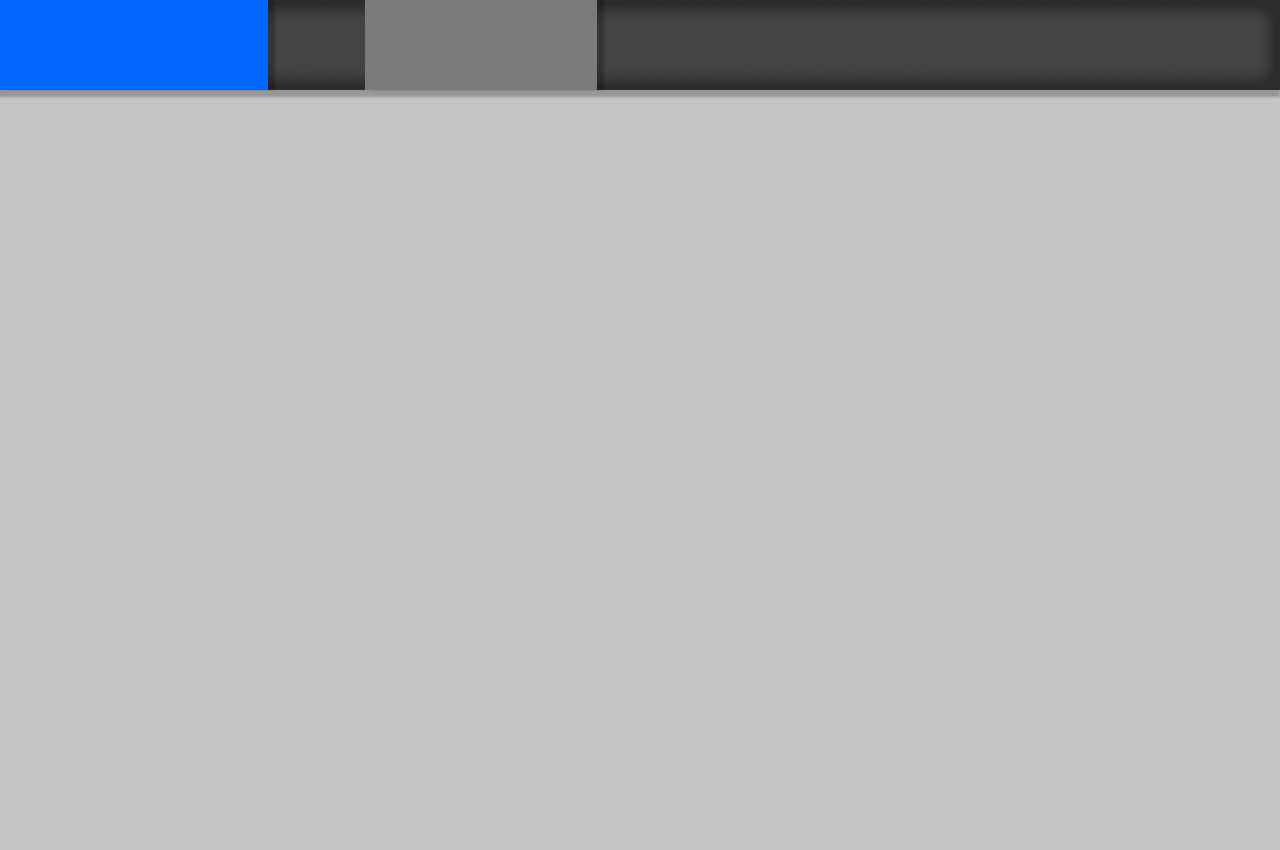
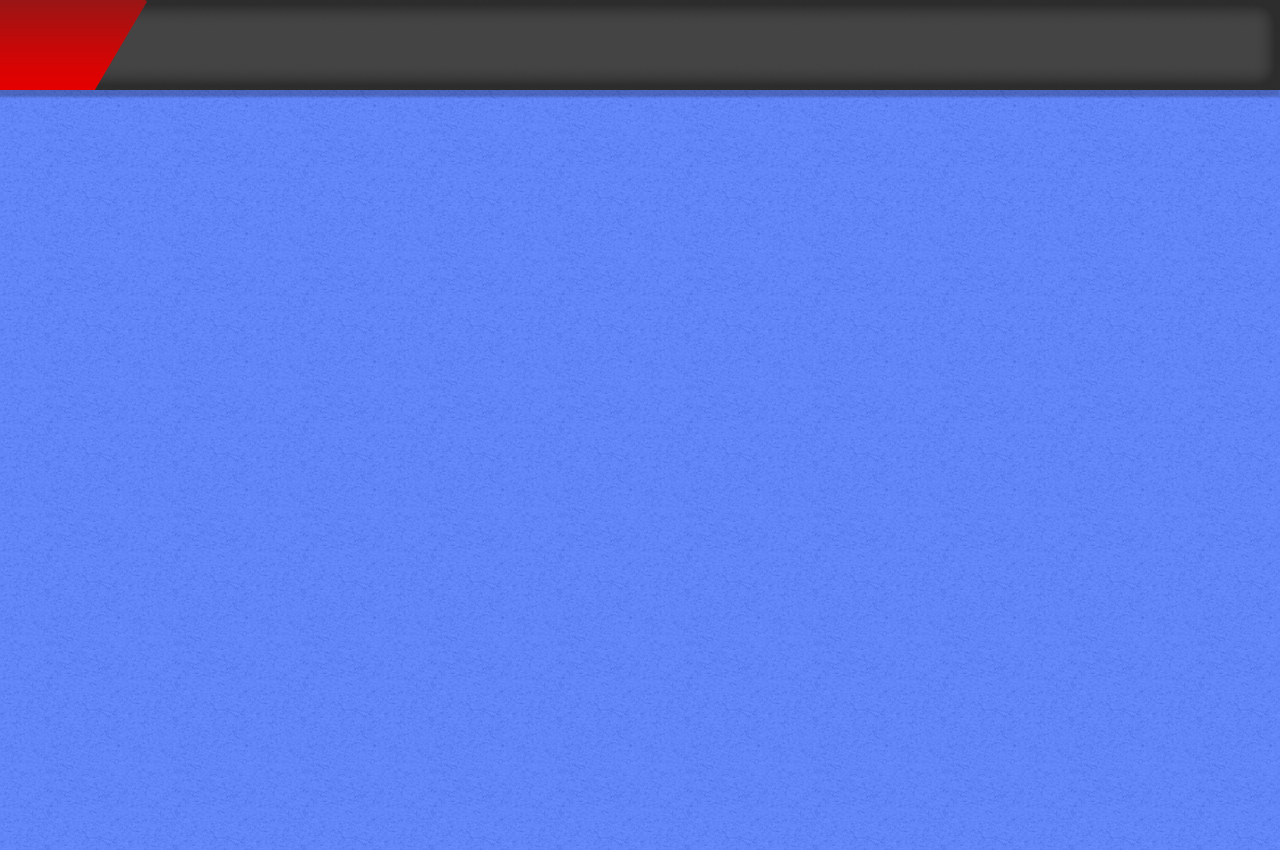
Layer changes from the first w=1280, h=850 image to the second:
hid "Rectangle 1 copy 3" over [0, 0, 268, 90]
hid "Rectangle 1 copy 4" over [365, 0, 597, 90]
hid "Rectangle 3 copy" over [0, 0, 1280, 850]
hid "Rectangle 3" over [0, 0, 1280, 850]
painted on "Rectangle 2" over [0, 0, 1280, 850]
